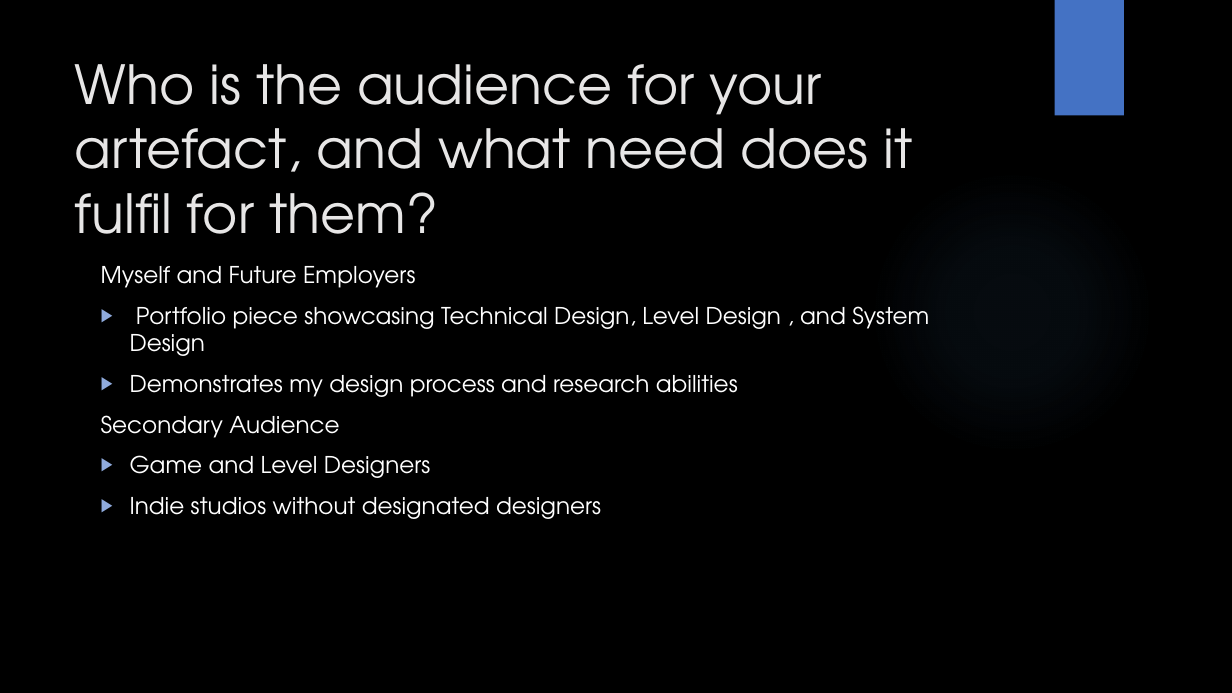
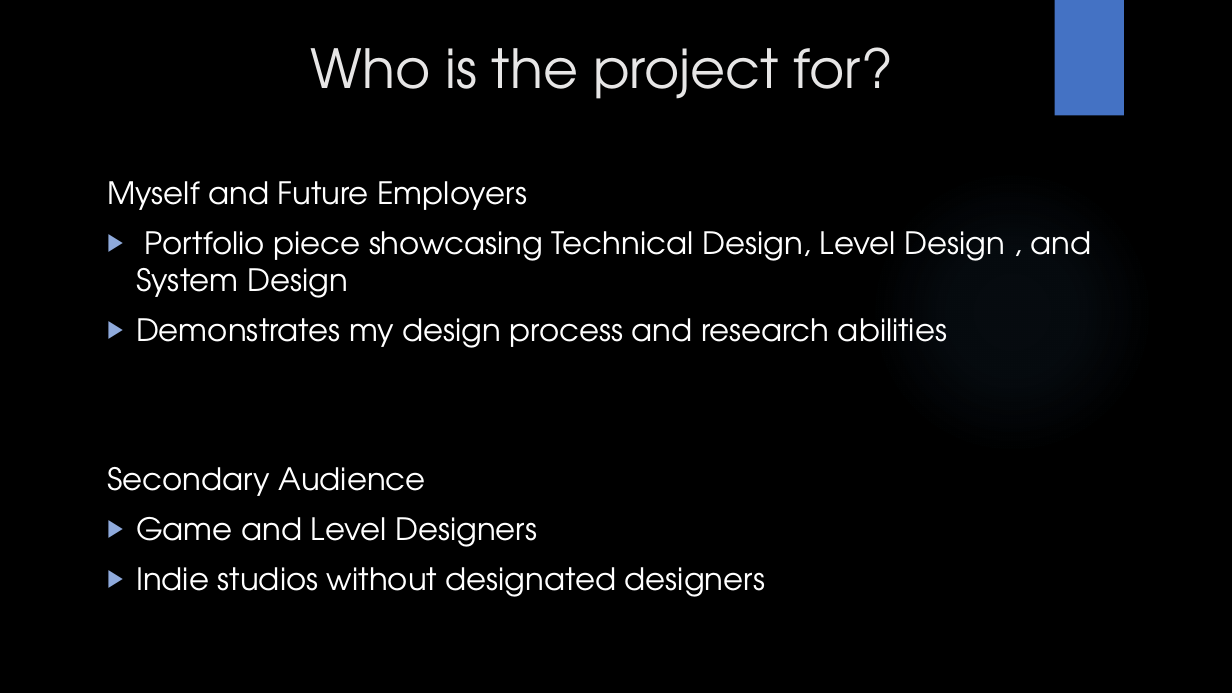
Before and after one commit to Mdot5596/MA-Dissertation, a slide deck: slide 8 of Project Proposal/GAM708 Proposal Presentation.pptx. Drawn at 1232x693 pixels with LibreOffice and Linux fonts; fonts in the diff are those of the drawing; background and template pictures are left out. Boxes give left, top, right and bottom in pixels: in the first picture for what was removed or moved away, otherwise in the second. Text is boxed around its words. In the diff, an @@ line names an element or a change of style, - is before the commit and + after.

```diff
--- a/Project Proposal/GAM708 Proposal Presentation.pptx
+++ b/Project Proposal/GAM708 Proposal Presentation.pptx
@@ title at <box>310,47,893,99</box>: text changed @@
-Who is the audience for your artefact, and what need does it fulfil for them?
+Who is the project for?
@@ text "Myself and Future Employers": place and size @@
-text "Myself and Future Employers" at <box>101,266,929,519</box>
+text "Myself and Future Employers" at <box>107,181,1092,597</box>
@@ text "Myself and Future Employers" at <box>107,181,1092,597</box>: size 18 to 24 pt @@
```
Also in this commit, not shown: 1 other slide changed, 5 slides added, 6 slides removed, 2 other files.
